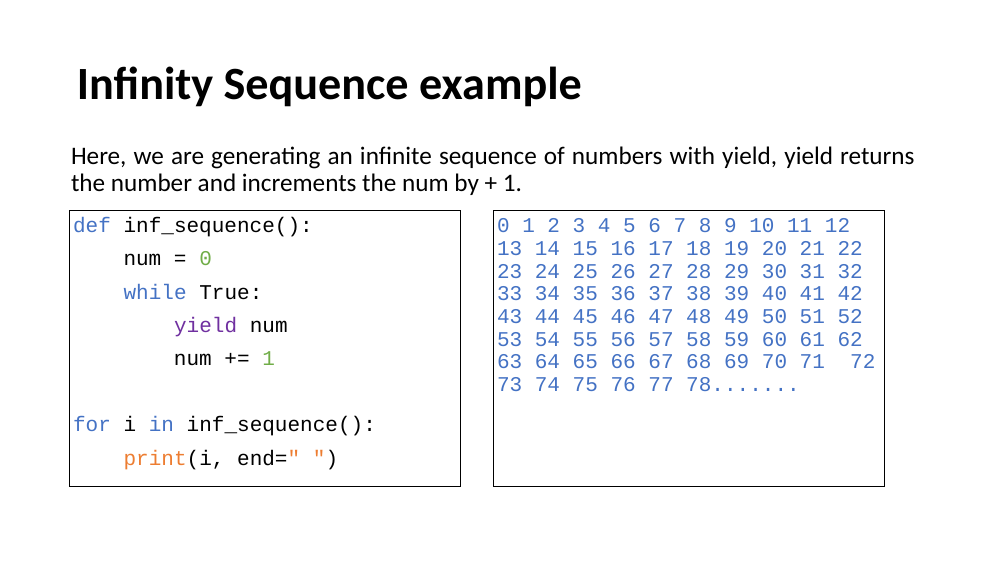
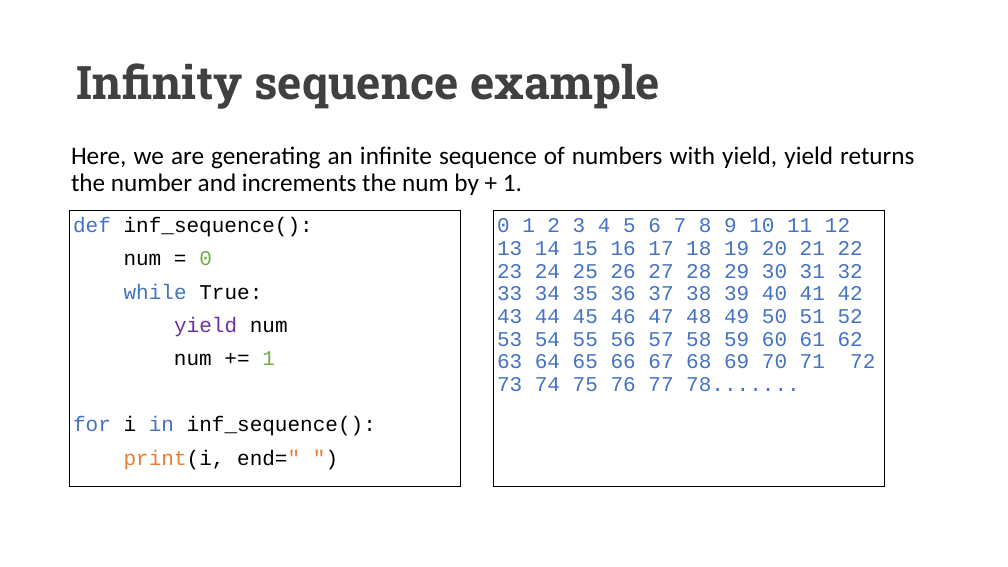
Before and after one commit to UCLL-PR2/exercises, a slide deck: slide 29 of 03-iterable&generators/programming2_iterable.pptx (slide 30 before the commit). Drawn at 1008x567 pixels with LibreOffice and Linux fonts; fonts in the diff are those of the drawing. Boxes give left, top, right and bottom in pixels: in the first picture for what was removed or moved away, otherwise in the second. Text is boxed around its words. In the diff, an @@ line names an element or a change of style, - is before the commit and + after.

```diff
--- a/03-iterable&generators/programming2_iterable.pptx
+++ b/03-iterable&generators/programming2_iterable.pptx
@@ title at (77,63,661,109): text changed; font Calibri to Roboto Slab; text colour #000000 to #404040 @@
-Infinity Sequence example
+Infinity sequence example
```
Also in this commit, not shown: 25 other slides changed, 5 slides added, 1 slide removed.
